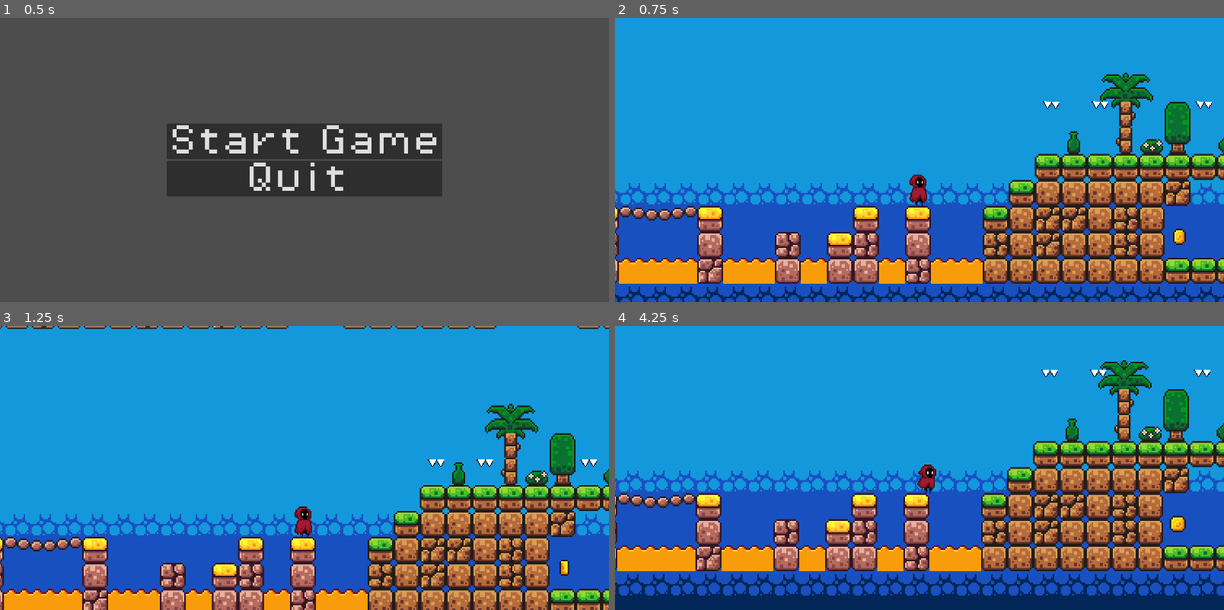
Above: before the commit, frames 1-4 (two rows, left to right).
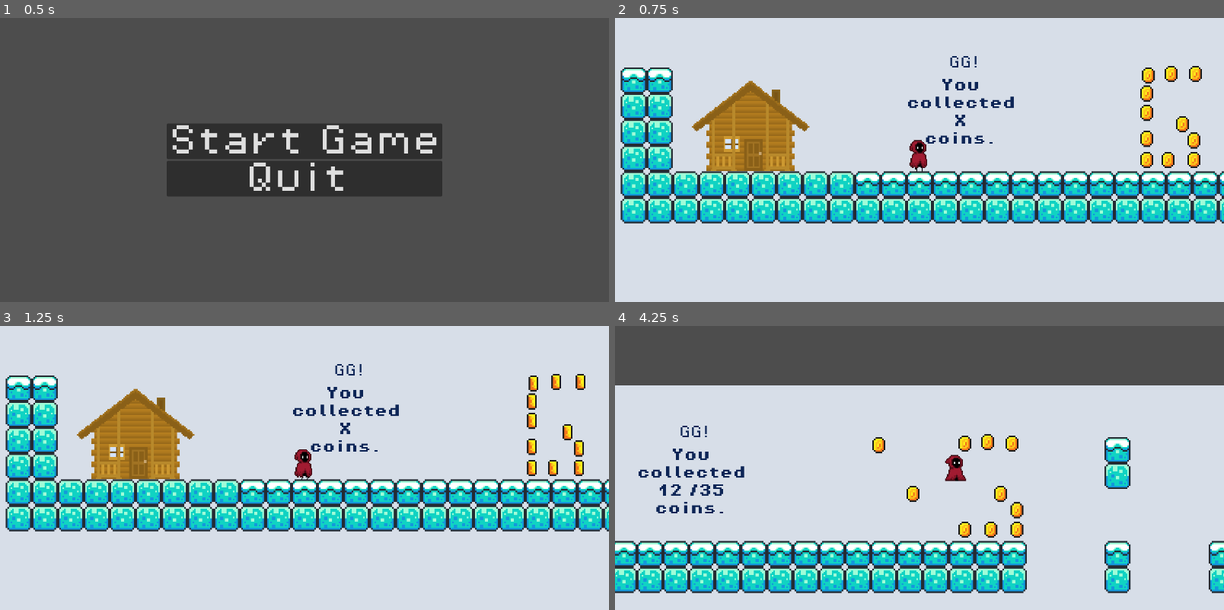
Above: after the commit, the same moments.

Repository: jovazquez1/Platformer-Final-Project
Game: Godot game, scene res://scenes/start_menu.tscn
Same seed, same stepped clock (60 frames per second), same inputs: the game is played once before the commit and once after it.
Inputs:
- Up to frame 1 (0.5 s): no input
- Up to frame 2 (0.75 s): click "Start Game" at 0.5 s
- Up to frame 3 (1.25 s): no input
- Up to frame 4 (4.25 s): hold Right (move_right) 1.28-2.78 s; tap Space (jump) at 1.52, 2.27, 3.77 s; hold Left (move_left) 2.78-3.53 s; hold Right (move_right) from 3.53 s (still down)

Frame 1 is identical in both runs. In frame 2, 99% of the frame differs, in the area x 0-100%, y 0-100%; in frame 3, 98%; in frame 4, 100%.

Commit message:
Added way to end game

Diff:
--- a/scenes/coin.tscn
+++ b/scenes/coin.tscn
@@ -197,7 +197,7 @@
 "pickup": SubResource("Animation_kpu0l")
 }
 
-[node name="Coin" type="Area2D"]
+[node name="Coin" type="Area2D" groups=["Coin"]]
 collision_mask = 2
 script = ExtResource("1_o302a")
 
--- a/scenes/game.tscn
+++ b/scenes/game.tscn
@@ -10,6 +10,8 @@
 [ext_resource type="PackedScene" uid="uid://djc1h8nwlxp6h" path="res://scenes/slime.tscn" id="6_rjy1u"]
 [ext_resource type="FontFile" uid="uid://wdkhb2mduxe4" path="res://assets/fonts/PixelOperator8.ttf" id="7_dxi52"]
 [ext_resource type="PackedScene" uid="uid://dxmfkw86qqwbd" path="res://scenes/spikes.tscn" id="10_ocyri"]
+[ext_resource type="Texture2D" uid="uid://cclv1xauwydpo" path="res://assets/sprites/m52emfibd61iu7o2iqlveuonei.png" id="11_s6l1i"]
+[ext_resource type="Script" path="res://scripts/WinPad.gd" id="12_g1w2b"]
 
 [sub_resource type="TileSetAtlasSource" id="TileSetAtlasSource_nm28w"]
 texture = ExtResource("2_xsj6r")
@@ -455,6 +457,8 @@
 "move": SubResource("Animation_gro0y")
 }
 
+[sub_resource type="RectangleShape2D" id="RectangleShape2D_6ux60"]
+
 [node name="Game" type="Node2D"]
 
 [node name="GameManager" type="Node" parent="."]
@@ -479,10 +483,10 @@
 layer_0/name = "Background"
 layer_0/tile_data = PackedInt32Array(-3014534, 196609, 9, -2948998, 196609, 9, -2883462, 196609, 9, -2817926, 196609, 9 …(176935 unchanged characters)…
 layer_1/name = "Mid"
-layer_1/tile_data = PackedInt32Array(131073, 1, 0, 131072, 1 …(10150 unchanged characters)… 5912, 458753, 0, -2555911, 458753, 0, -2621450, 393217, 2, -2621449, 393217, 2, -2686985, 393217, 2, -2686986, 393217, 2, -2752522, 393217, 2, -2752521, 393217, 2, -2818057, 458753, 0, -2818058, 458753, 0)
+layer_1/tile_data = PackedInt32Array(131073, 1, 0, 131072, 1 …(10150 unchanged characters)… 5912, 458753, 0, -2555911, 458753, 0, -2555915, 393217, 2, -2555916, 393217, 2, -2555917, 393217, 2, -2555918, 393217, 2, -2555919, 393217, 2, -2490383, 393217, 2, -2490382, 393217, 2, -2490381, 393217, 2, -2490380, 393217, 2, -2490379, 393217, 2, -2490384, 393217, 2, -2490385, 393217, 2, -2555921, 393217, 2, -2621457, 393217, 2, -2686993, 393217, 2, -2752529, 393217, 2, -2752528, 393217, 2, -2686992, 393217, 2, -2621456, 393217, 2, -2555920, 393217, 2, -2818064, 458753, 0, -2818065, 458753, 0)
 
 [node name="Player" parent="." instance=ExtResource("1_k53pj")]
-position = Vector2(1033, 96)
+position = Vector2(-88, -640)
 
 [node name="Camera2D" type="Camera2D" parent="Player"]
 position = Vector2(0, -7)
@@ -704,3 +708,16 @@
 [node name="Spikes3" parent="Spike" instance=ExtResource("10_ocyri")]
 position = Vector2(1205, 23)
 rotation = -3.13031
+
+[node name="WinPad" type="Sprite2D" parent="."]
+position = Vector2(-192, -668)
+scale = Vector2(0.089516, 0.089516)
+texture = ExtResource("11_s6l1i")
+script = ExtResource("12_g1w2b")
+
+[node name="Area2D" type="Area2D" parent="WinPad"]
+
+[node name="CollisionShape2D" type="CollisionShape2D" parent="WinPad/Area2D"]
+shape = SubResource("RectangleShape2D_6ux60")
+
+[connection signal="body_entered" from="WinPad/Area2D" to="Player" method="_on_area_2d_body_entered"]
--- /dev/null
+++ b/scripts/WinPad.gd
@@ -0,0 +1 @@
+extends Sprite2D
--- a/scripts/game_manager.gd
+++ b/scripts/game_manager.gd
@@ -5,4 +5,4 @@
 
 func add_point():
 	score += 1
-	score_label.text = "You collected " + str(score) + " /34 coins."
+	score_label.text = "You collected " + str(score) + " /35 coins."
--- a/scripts/player.gd
+++ b/scripts/player.gd
@@ -50,3 +50,7 @@
 func _process(delta):
 	if not is_on_floor() and !coyote_jump_timer.is_stopped():
 		can_coyote_jump = true
+
+
+func _on_area_2d_body_entered(body):
+	get_tree().change_scene_to_file("res://scenes/start_menu.tscn")
Binary file added: assets/sprites/m52emfibd61iu7o2iqlveuonei.png
Not shown, added: assets/sprites/m52emfibd61iu7o2iqlveuonei.png.import
Not shown: 1 places in scenes/game.tscn that only renumber resources
